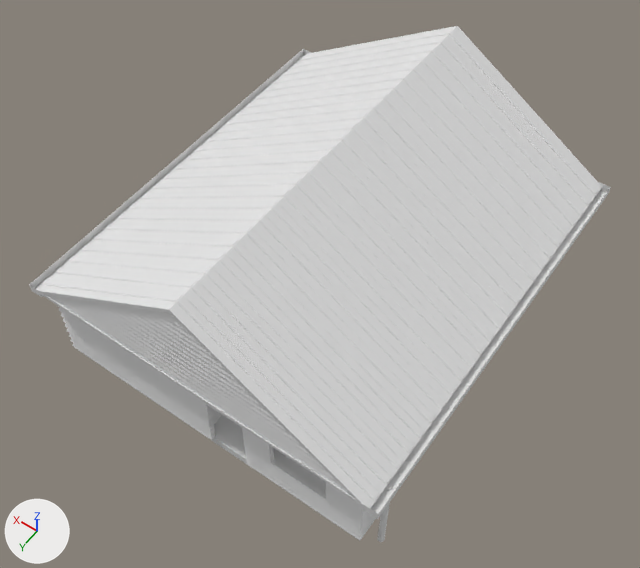
Before and after pictures for a commit that changed the glTF model NCEA Game 2024/Assets/Blender/betterhouse.glb.
The view is the same before and after, from a camera (50 mm lens) standing at (-11.9, 17.4, 27.6) and looking at (-0.5, 1.4, 2.5). Every picture has the same lights, and +X, +Y and +Z are marked at lower left. Where no turn or scale is listed for an object, it has been applied to the vertices. Vertices at the same position are counted once.

Objects in the first picture: 'Gutters', 'House.col', 'Roof.col'.
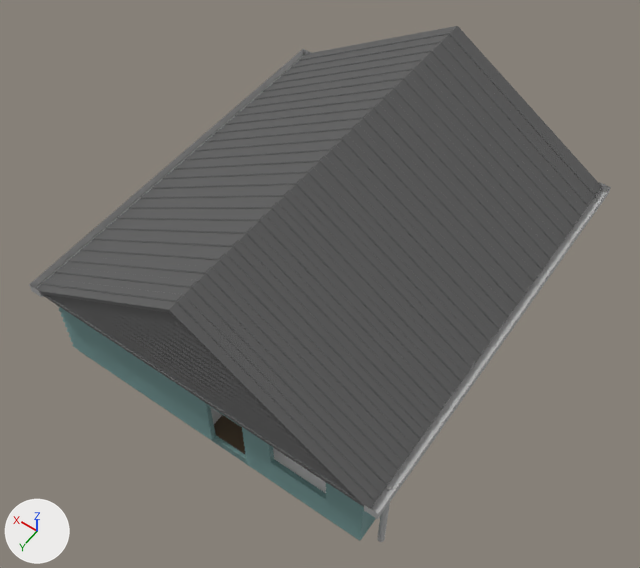
Changed parts and their boxes (x1, y1, x2, y2) in the pictures (640 x 568 px):
'Roof.col', recoloured: (37, 26, 602, 509) in both
'House.col', recoloured, surface changed (grey to cyan): (57, 305, 376, 541) in both
'Gutters', recoloured: (29, 49, 611, 542) in both
part 1 of me_plane, recoloured: (214, 415, 246, 454) in both
part 2 of me_plane, recoloured: (210, 407, 222, 424) in both

The change in detail:
Material 'Material.001' (mat_material_001) changes colour from white #e7e7e7 to cyan #719492; in linear values from (0.8, 0.8, 0.8) to (0.164, 0.295, 0.288).
Material 'Material.003' (mat_material_003) is new.
Its base color is (0.471, 0.471, 0.471) (grey #b7b7b7).
Material 'Roof' (mat_roof) is new.
Its base color is (0.105, 0.105, 0.105) (dark grey #5b5b5b).
Material 'Walls' (mat_walls) is new.
Its base color is (0.471, 0.471, 0.471) (grey #b7b7b7).
Material 'Wood Planks' (mat_wood_planks) is new.
Its base color is (0.102, 0.0489, 0.00502) (brown #5a3e10).
Material 'Carpet' (mat_carpet) is new.
Its base color is (0.0931, 0.0639, 0.036) (brown #564735).
me_plane has 1006 vertices, 2365 faces and spans x -6.5..6.5, y -8.5..8.4, z -0.5..3.5.
me_plane is used by ob_house_col; location (0.0, 0.0, 0.0).
me_plane part 1: 23 faces spanning x -6.3..6.3, y -7.2..7.4, z 0.0 switch from mat_material_001 (white #e7e7e7) to mat_carpet (brown #564735).
me_plane part 2: 799 faces spanning x -6.3..6.4, y -7.2..7.6, z 0.0..3.5 switch from mat_material_001 (white #e7e7e7) to mat_walls (grey #b7b7b7).
me_plane now uses material mat_wood_planks (brown #5a3e10).
me_plane_001 has 758 vertices, 1528 faces and spans x -6.9..6.9, y -9.1..6.8, z 0.0..4.3.
me_plane_001 now uses material mat_roof (dark grey #5b5b5b).
me_plane_003 has 148 vertices, 268 faces and spans x -0.2..14.1, y -7.9..7.9, z -4.0..0.4.
me_plane_003 now uses material mat_material_003 (grey #b7b7b7).
